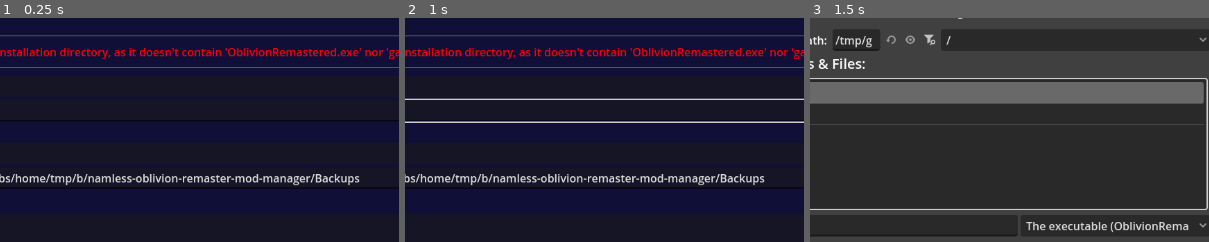
Above: before the commit, frames 1-3 (left to right).
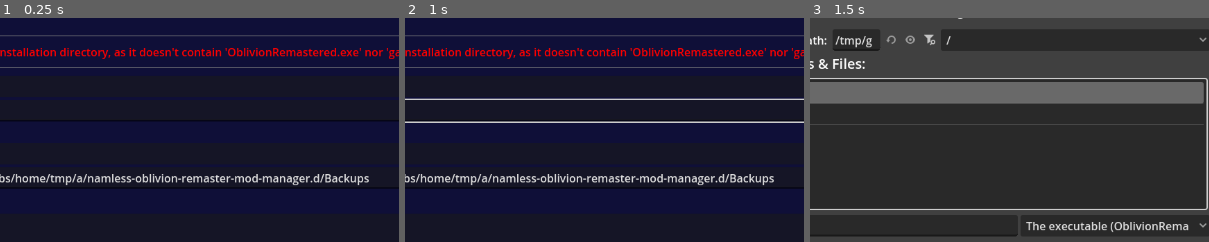
Above: after the commit, the same moments.

Repository: TheNamlessGuy/oblivion-remaster-mod-manager
Game: Godot game, scene res://src/components/main_window.tscn
Same seed, same stepped clock (60 frames per second), same inputs: the game is played once before the commit and once after it.
Inputs (mouse positions are % of the whole screen's width and height, from its top left):
- Up to frame 1 (0.25 s): no input
- Up to frame 2 (1 s): click (54, 17) at 0.52 s; type "12" at 0.6 s; click (54, 42) at 0.75 s; type "12" at 0.83 s
- Up to frame 3 (1.5 s): click "Browse" at 1.25 s
The pictures show only the part of the screen within x 29-79%, y 21-71%; the shares and areas given below are measured in that part.

The runs differ from the first frame. In frame 1, 1.4% of the frame differs, in the area x 19-93%, y 69-75%; in frame 2, 1.4%; in frame 3, nothing differs.

Commit message:
fix: If the binary doesn't get its file end stripped (or doesn't have one), append '.d' to the manager folder name
Fixes #37 (partly)

Diff:
--- a/project/src/global_scripts/global.gd
+++ b/project/src/global_scripts/global.gd
@@ -28,17 +28,23 @@
 func get_project_name() -> String:
   return ProjectSettings.get_setting("application/config/name")
 
-func get_executable_name() -> String:
+func get_executable_name(file_ends_to_remove = [".exe", ".x86_64"]) -> String:
   if OS.is_debug_build():
     return "namless-oblivion-remaster-mod-manager"
-  return FileSystem.get_filename(OS.get_executable_path(), [".exe", ".x86_64"])
+  return FileSystem.get_filename(OS.get_executable_path(), file_ends_to_remove)
 
 func get_executable_directory() -> String:
   if OS.is_debug_build():
     return ProjectSettings.globalize_path("res://")
   return FileSystem.get_directory(OS.get_executable_path())
 
-func get_manager_folder() -> String: return FileSystem.path([get_executable_directory(), get_executable_name()])
+func get_manager_folder() -> String:
+  var actual_executable_name := get_executable_name([])
+  var executable_name := get_executable_name()
+  if actual_executable_name == executable_name:
+    # We don't want the manager folder to have the same name as the executable file, as (at least in most file systems), you can't have a file and a folder with the same name in the same location.
+    executable_name += '.d'
+  return FileSystem.path([get_executable_directory(), executable_name])
 func get_manager_subpath(file: String) -> String: return FileSystem.path([get_manager_folder(), file])
 
 func get_os() -> OperatingSystem:
Not shown, changed: .gitignore
